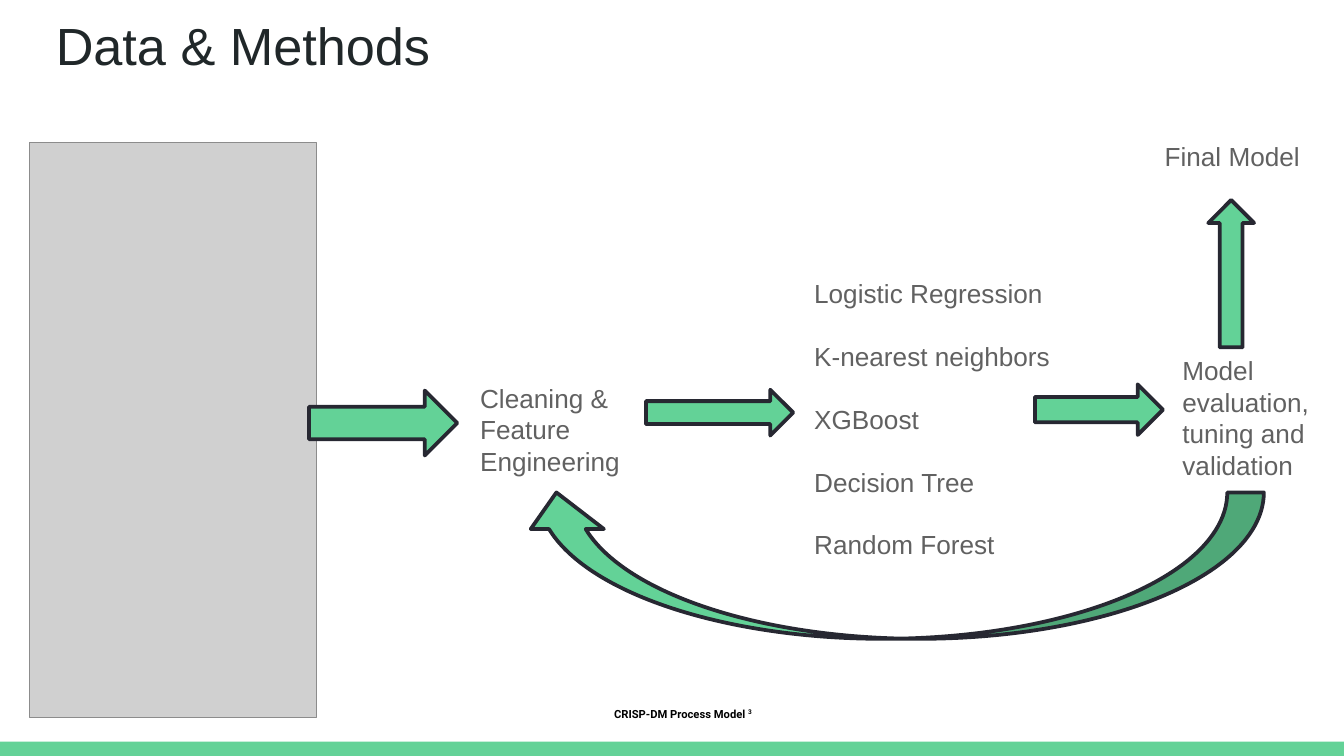
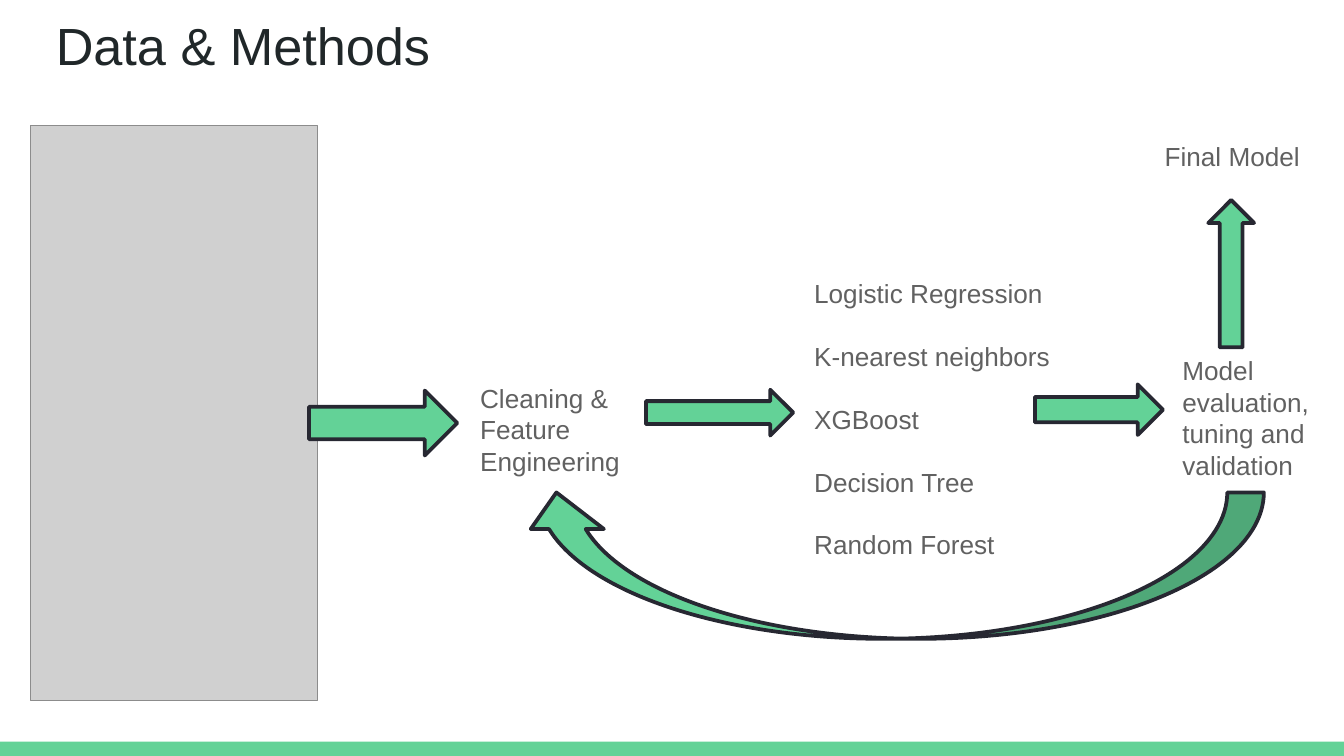
Before and after one commit to aggie2411/Phase_3_Project, a slide deck: slide 3 of Presentation/Pump it up Presentation.pptx. Drawn at 1344x756 pixels with LibreOffice and Linux fonts; fonts in the diff are those of the drawing; grey boxes stand for pictures. Boxes give left, top, right and bottom in pixels: in the first picture for what was removed or moved away, otherwise in the second. Text is boxed around its words. In the diff, an @@ line names an element or a change of style, - is before the commit and + after.

Commit message:
pushing project - no models

```diff
--- a/Presentation/Pump it up Presentation.pptx
+++ b/Presentation/Pump it up Presentation.pptx
@@ picture: place and size @@
-picture at box(30, 142, 317, 718)
+picture at box(31, 125, 319, 700)
@@ text removed at box(614, 709, 752, 718) @@
-CRISP-DM Process Model 3
```
Also in this commit, not shown: 2 other slides changed, 1 slide added, 2 slides removed, 13 other files.
